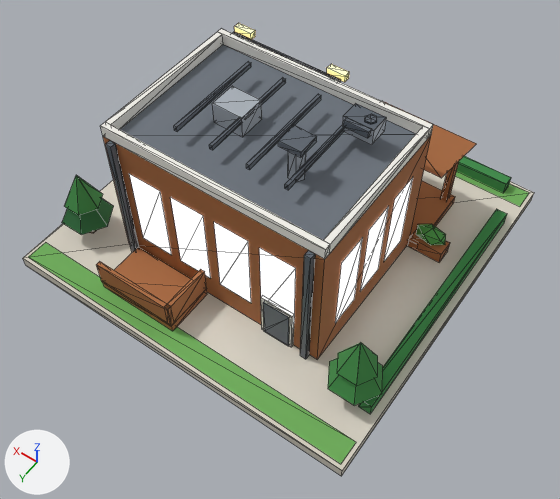
The glTF model public/models/14.glb: old version first, new version second.
One viewpoint serves both versions: a camera (50 mm lens) standing at (-0.744, 1.074, 1.593) and looking at (-0.079, 0.143, 0.131). The lights are fixed; the arrows at lower left show +X, +Y and +Z. The older version comes first. Mesh edges are drawn as thin lines. Vertices at exactly the same position are counted once.

Before the edit, the objects in view are built like this:
```python
ob_b14 = bpy.data.objects.new('b14', me_b14)
ob_b14.location = (0.0, 0.0, 0.0)
```
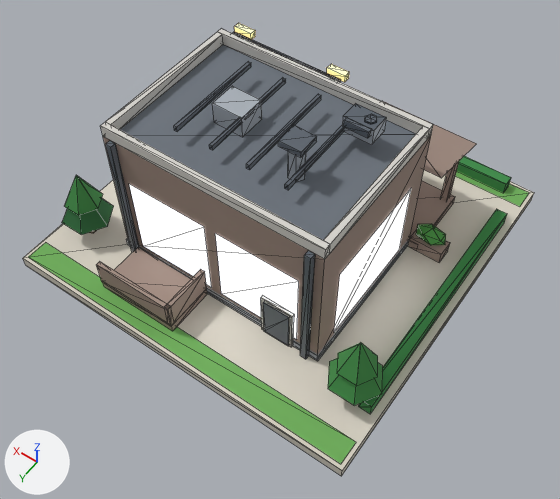
What differs and where, as boxes [x1, y1, x2, y2] in the pictures (560 x 499 px):
'b14', surface changed, reshaped: [23, 23, 534, 476] in both
part 1 of me_b14, added: after [126, 238, 409, 361]
part 2 of me_b14, rebuilt (124% wider, 30% taller): before [214, 222, 251, 303]; after [215, 233, 299, 339]
part 3 of me_b14, rebuilt (100% wider, 28% taller): before [170, 197, 211, 278]; after [129, 184, 212, 288]
part 4 of me_b14, added: after [334, 189, 411, 332]

Diff of the bpy script that builds the scene:
```diff
--- a/public/models/14.glb.py
+++ b/public/models/14.glb.py
@@ mat_wall_wood @@
 n2 = _N.new('ShaderNodeMix'); n2.name = 'Mix'
 n2.inputs[0].default_value = 1.0  # 'Factor'
-n2.inputs[7].default_value = (0.392, 0.138, 0.0423, 1.0)  # 'B', brown #a8683a
+n2.inputs[7].default_value = (0.342, 0.25, 0.209, 1.0)  # 'B', brown #9e897e
 n3 = _N.new('ShaderNodeVertexColor'); n3.name = 'Color Attribute'
@@ mat_white @@
 n2 = _N.new('ShaderNodeMix'); n2.name = 'Mix'
 n2.inputs[0].default_value = 1.0  # 'Factor'
-n2.inputs[7].default_value = (0.88, 0.855, 0.791, 1.0)  # 'B', white #f1eee6
+n2.inputs[7].default_value = (0.617, 0.597, 0.552, 1.0)  # 'B', light grey #cecbc4
 n3 = _N.new('ShaderNodeVertexColor'); n3.name = 'Color Attribute'
@@ mat_wall_white @@
 n2 = _N.new('ShaderNodeMix'); n2.name = 'Mix'
 n2.inputs[0].default_value = 1.0  # 'Factor'
-n2.inputs[7].default_value = (0.896, 0.88, 0.823, 1.0)  # 'B', white #f3f1ea
+n2.inputs[7].default_value = (0.68, 0.658, 0.617, 1.0)  # 'B', light grey #d7d4ce
 n3 = _N.new('ShaderNodeVertexColor'); n3.name = 'Color Attribute'
@@ mat_glow_window_shop @@
+mat_glow_window_shop = bpy.data.materials.new('glow_window_shop')
+# nodes: BsdfPrincipled, Mix, OutputMaterial, VertexColor
+# colours: blue #3d5a82, mixed with the vertex colours
@@ mat_slab @@
+mat_slab = bpy.data.materials.new('slab')
+# nodes: BsdfPrincipled, Mix, OutputMaterial, VertexColor
+# colours: grey #aeb4bb, mixed with the vertex colours
@@ me_b14 @@
 # used by ob_b14; location = (0.0, 0.0, 0.0)
 # verts and faces of me_b14; kept vertices keep their numbers, new ones are numbered from 508
-me_b14.from_pydata(...)  # 508 vertices, 600 faces; spans x -0.48..0.48, y -0.48..0.48, z 0.0..0.515
+me_b14.from_pydata(...)  # 484 vertices, 594 faces; spans x -0.48..0.48, y -0.48..0.48, z 0.0..0.515
+# me_b14 part 1: the loose piece of 8 vertices spanning x -0.48..0.48, y -0.48..0.48, z 0.0..0.03 is copied, and the copy is scaled about its middle by (0.61, 0.444, 0.75), then moved by (0.0, 0.08, 0.026), in mat_slab; it spans x -0.293..0.293, y -0.133..0.293, z 0.03..0.052
+# me_b14 part 2: the loose piece of 4 vertices spanning x -0.106..-0.014, y 0.293, z 0.106..0.334 is rebuilt with 4 vertices and now spans x -0.234..-0.015, y 0.293, z 0.068..0.296, in mat_glow_window_shop
+# me_b14 part 3: the loose piece of 4 vertices spanning x 0.014..0.106, y 0.293, z 0.106..0.334 is rebuilt with 4 vertices and now spans x 0.015..0.234, y 0.293, z 0.068..0.296, in mat_glow_window_shop
+# me_b14 part 4
+verts[508] = (0.293, -0.069, 0.068)
+verts[509] = (0.293, -0.069, 0.296)
+verts[510] = (-0.293, -0.069, 0.068)  # pixel (399, 249)
+verts[511] = (-0.293, -0.069, 0.296)  # pixel (411, 187)
+for new, old in zip([*range(512, 516)], [*range(508, 512)]): verts[new] = verts[old] + (0.0, 0.298, 0.0)
+faces += [(508, 512, 513), (508, 513, 509), (510, 511, 514), (511, 515, 514)]  # mat_glow_window_shop
+# other edits to the shape of me_b14 do not show in these pictures
 me_b14.materials.append(mat_paving)
@@ me_b14 @@
 me_b14.materials.append(mat_roof_flat)
-me_b14.materials.append(mat_glow_window)
 me_b14.materials.append(mat_metal_dark)
@@ me_b14 @@
 me_b14.materials.append(mat_tree_dark)
+me_b14.materials.append(mat_slab)
+me_b14.materials.append(mat_glow_window_shop)
```
